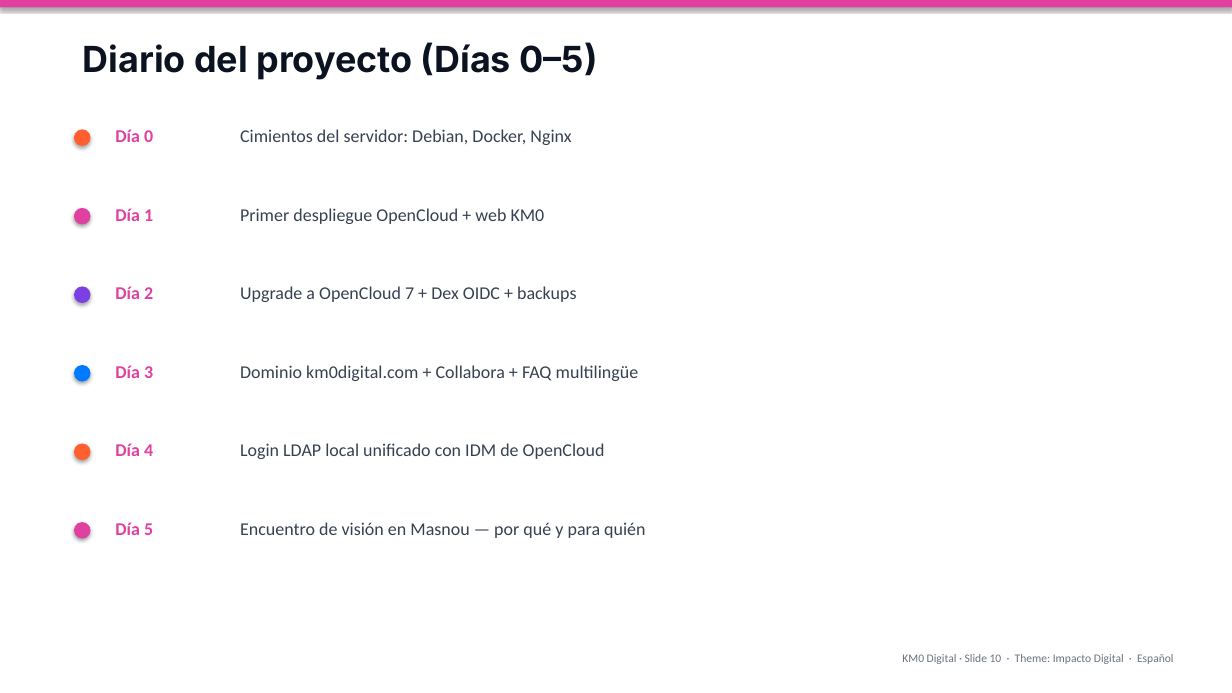
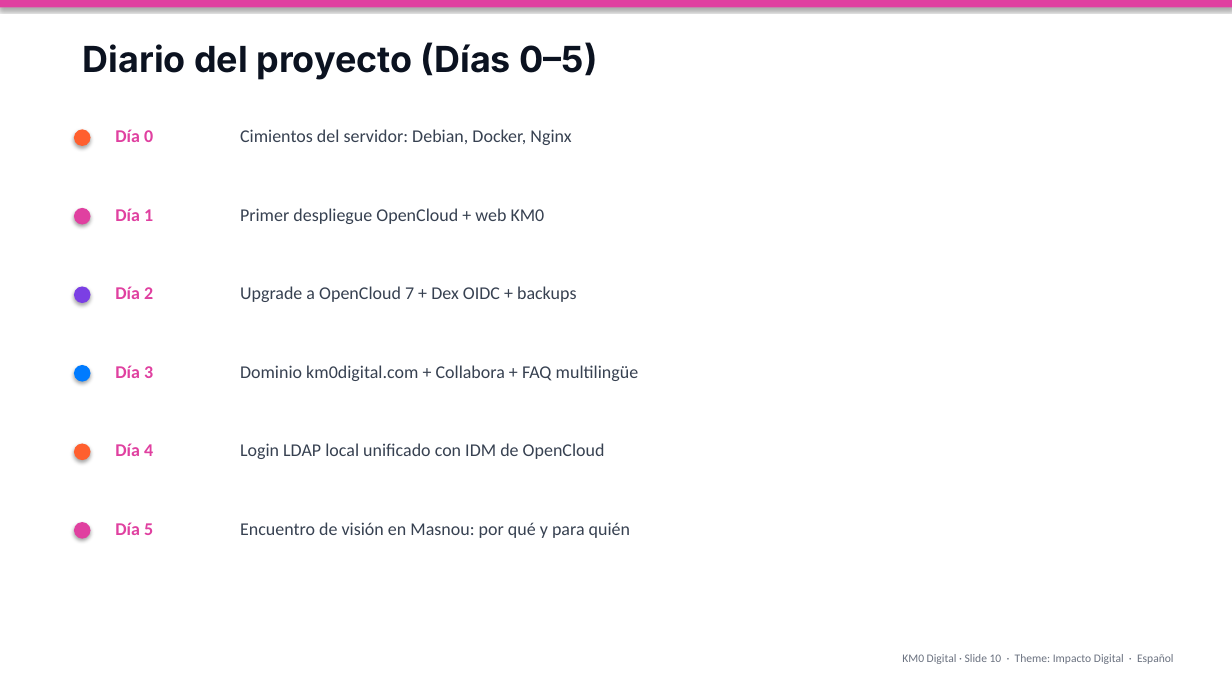
Before and after one commit to AMVARA-CONSULTING/km0-web, a slide deck: slide 10 of presentations/KM0-Impacto-Digital-ES.pptx. Drawn at 1232x693 pixels with LibreOffice and Linux fonts; fonts in the diff are those of the drawing. Boxes give left, top, right and bottom in pixels: in the first picture for what was removed or moved away, otherwise in the second. Text is boxed around its words. In the diff, an @@ line names an element or a change of style, - is before the commit and + after.

```diff
--- a/presentations/KM0-Impacto-Digital-ES.pptx
+++ b/presentations/KM0-Impacto-Digital-ES.pptx
@@ text at [240, 522, 630, 538]: text changed @@
-Encuentro de visión en Masnou — por qué y para quién
+Encuentro de visión en Masnou: por qué y para quién
```
Also in this commit, not shown: 4 other slides changed, 41 other files.
